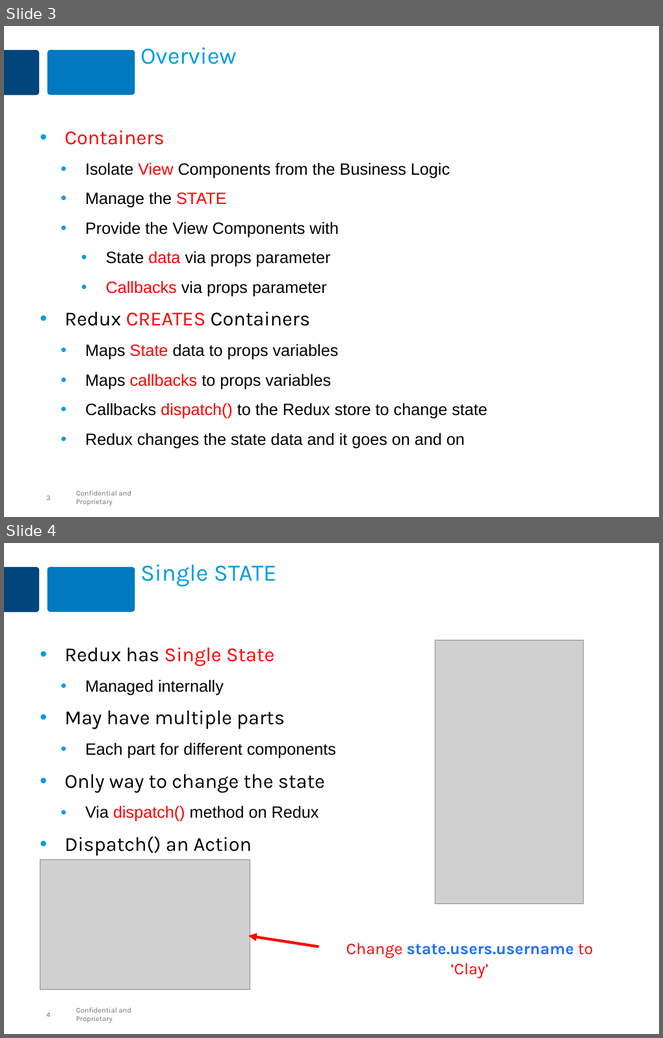
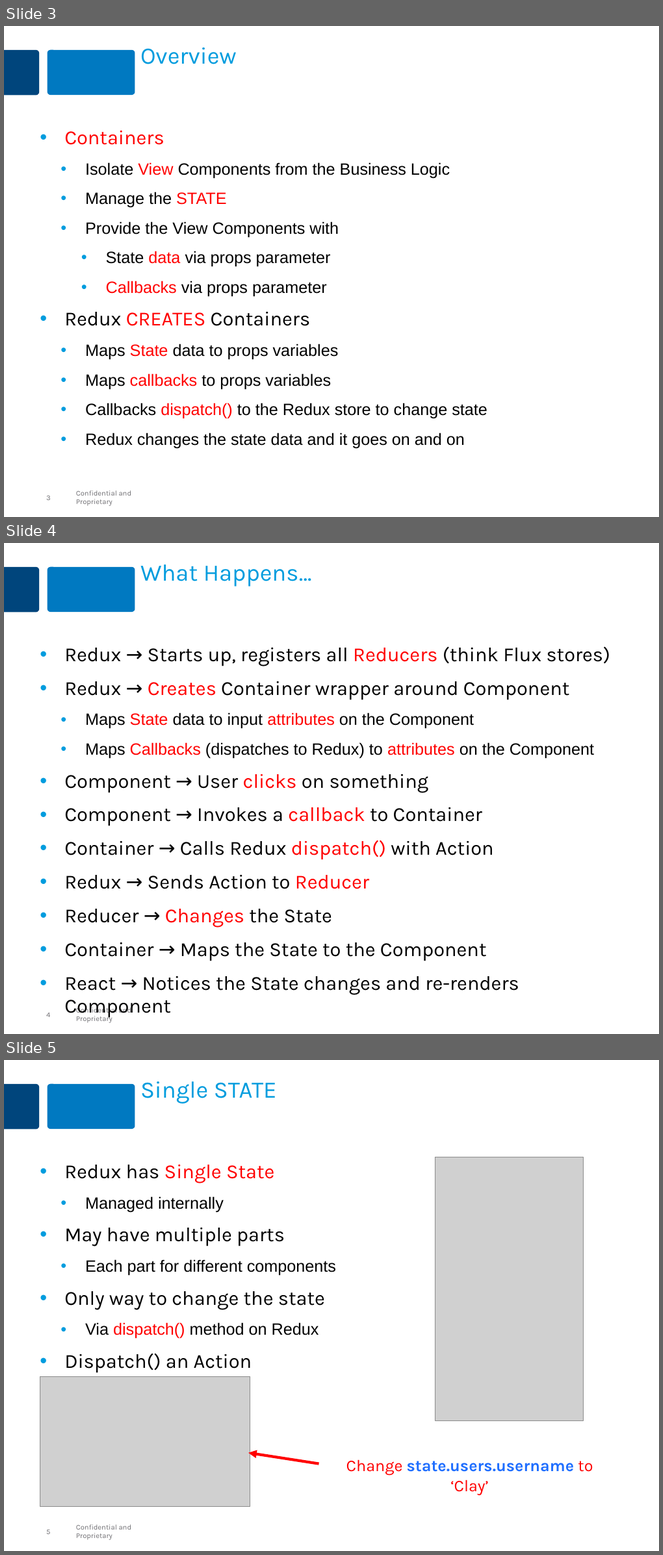
Before and after one commit to MaxMillington/react_practice, a slide deck: lesson-react-40-redux/react-redux.pptx. Shown one above the other, each under a label of ours: slides 3 and 4 before the commit, slides 3, 4 and 5 after it. The pictures are 663x1038 and 663x1555 pixels, drawn with LibreOffice and Linux fonts; fonts in the diff are those of the drawing; grey boxes stand for pictures. Boxes give left, top, right and bottom in pixels: in the first picture for what was removed or moved away, otherwise in the second. Text is boxed around its words. In the diff, an @@ line names an element or a change of style, - is before the commit and + after.

Commit message:
Added What Happens? section

```diff
--- a/lesson-react-40-redux/react-redux.pptx
+++ b/lesson-react-40-redux/react-redux.pptx
@@ slide 4 added at (4,543,659,1034), background #FFFFFF; not listed: 4 template elements that a slide beside it also shows @@
@@ title added at (140,564,312,587), 26 pt, text #009CDE @@
+What Happens…
@@ text added at (64,646,610,995), 22 pt, text #000000 @@
+• Redux → Starts up, registers all Reducers (think Flux stores)
+• Redux → Creates Container wrapper around Component
+  • Maps State data to input attributes on the Component
+  • Maps Callbacks (dispatches to Redux) to attributes on the Component
+• Component → User clicks on something
+• Component → Invokes a callback to Container
+• Container → Calls Redux dispatch() with Action
+• Redux → Sends Action to Reducer
+• Reducer → Changes the State
+• Container → Maps the State to the Component
+• React → Notices the State changes and re-renders Component
@@ what was slide 4 is now slide 5 @@
```
